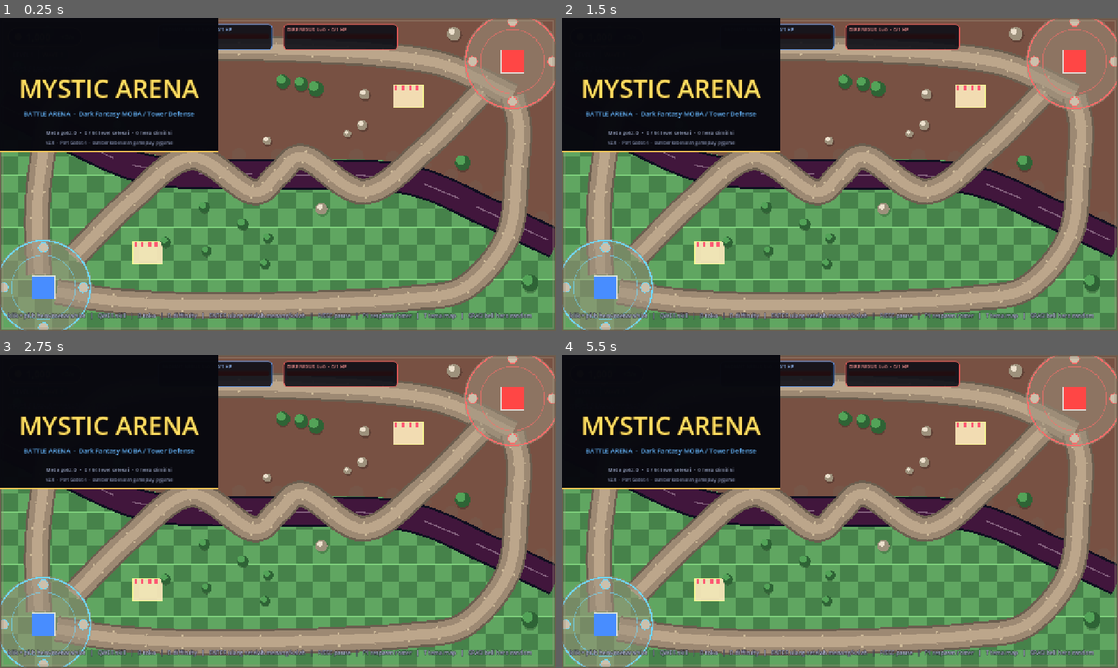
Above: before the commit, frames 1-4 (two rows, left to right).
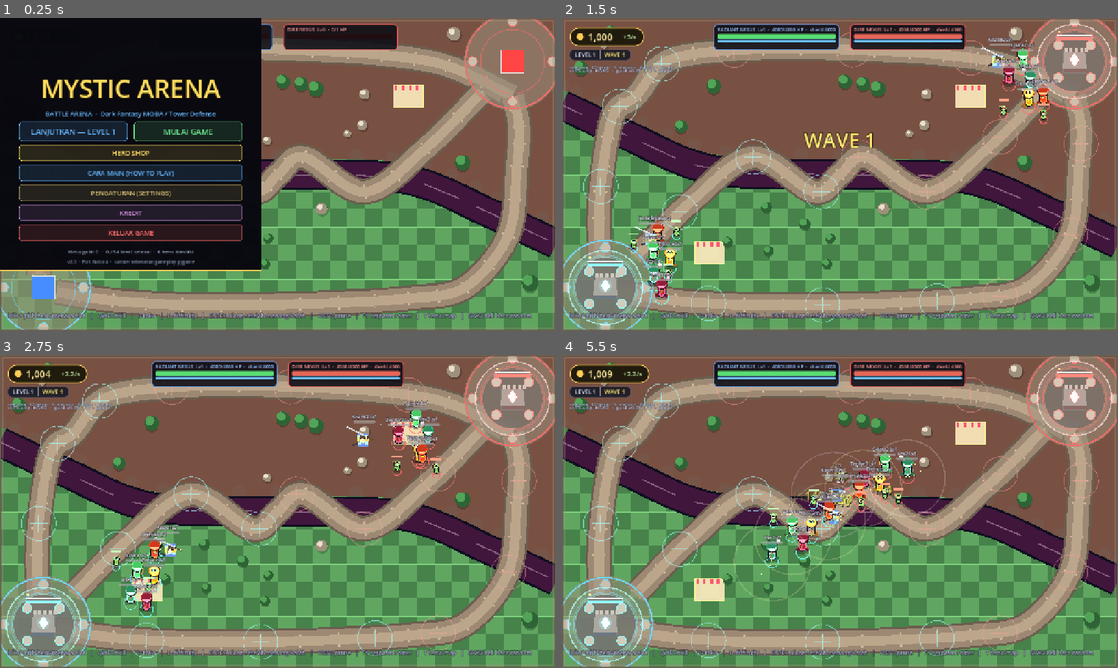
Above: after the commit, the same moments.

Repository: dharmawantoxi/mystic-arena
Game: Godot game, scene res://scenes/main.tscn
The game is run twice, just before and just after one commit, with the same random seed, the same clock (stepped at 60 frames per second) and the same inputs.
Inputs (mouse positions are in pixels of both pictures, inside the frame that each line leads up to):
- Up to frame 1 (0.25 s): no input
- Up to frame 2 (1.5 s): click (634, 130) at 0.5 s, where only the run after the commit has a clickable "LANJUTKAN — LEVEL 1"; tap Enter (restart_match) at 1.25 s; move the mouse to (962, 158) at 1.27 s; hold D (cycle_difficulty) from 1.28 s (still down); click (962, 158) at 1.42 s
- Up to frame 3 (2.75 s): tap B (toggle_shop) at 1.52 s; release D (cycle_difficulty) at 2 s; drag from (166, 527) to (250, 574) at 2.02 s
- Up to frame 4 (5.5 s): move the mouse to (895, 442) at 2.77 s; tap F at 2.85 s; click (895, 442) at 2.92 s; drag from (812, 574) to (673, 464) at 3.52 s; move the mouse to (1006, 558) at 4.27 s; tap Keypad Enter at 4.35 s; click (1006, 558) at 4.42 s; tap B (toggle_shop) at 4.52 s; drag from (673, 464) to (756, 433) at 5.02 s

The runs differ from the first frame. In frame 1, 26% of the frame differs, in the area x 0-47%, y 0-81%; in frame 2, 24%; in frame 3, 23%; in frame 4, 24%.
Error before the commit: Parse Error: not all arguments converted during string formatting in operator %. (res://scripts/autoload/AudioManager.gd:65)

Commit message:
Fix GDScript parse errors in AudioManager and Main
- AudioManager.gd: parenthesize multi-line string concatenation before
  the '%' format operator. In GDScript '%' binds tighter than '+', so
  the format argument was applied to the second string (which has no
  specifier) while the '%s' in the first string went unfilled, causing
  "not all arguments converted during string formatting". This made the
  AudioManager autoload fail to compile, which cascaded into GameManager
  failing to compile and AudioManager being null ('play_sfx' on Nil).
- Main.gd: replace Python-ism 'None' with GDScript 'null' in
  _boss_tick(), fixing "Identifier None not declared in current scope".

Co-authored-by: arena-agent <297053741+arena-agent@users.noreply.github.com>

Diff:
--- a/godot/scenes/main/Main.gd
+++ b/godot/scenes/main/Main.gd
@@ -267,7 +267,7 @@
 		return
 	if active_boss != null:
 		if not is_instance_valid(active_boss) or bool(active_boss.get("is_dead")):
-			active_boss = None
+			active_boss = null
 		else:
 			return # satu boss aktif pada satu waktu, sama seperti pygame
 	if not pending_mini_bosses.is_empty():
--- a/godot/scripts/autoload/AudioManager.gd
+++ b/godot/scripts/autoload/AudioManager.gd
@@ -61,8 +61,11 @@
 func _scan_sounds() -> void:
 	var dir := DirAccess.open(SOUNDS_DIR)
 	if dir == null:
-		push_warning("[AudioManager] %s belum ada — jalankan tools/convert_to_godot.py "
-			+ "agar 24 file .wav disalin. Audio no-op sampai itu." % SOUNDS_DIR)
+		# Catatan: tanda kurung WAJIB — di GDScript '%' mengikat lebih kuat
+		# daripada '+', jadi tanpa kurung '%s' di baris pertama tak terisi
+		# ("not all arguments converted during string formatting").
+		push_warning(("[AudioManager] %s belum ada — jalankan tools/convert_to_godot.py "
+			+ "agar 24 file .wav disalin. Audio no-op sampai itu.") % SOUNDS_DIR)
 		return
 	dir.list_dir_begin()
 	var file := dir.get_next()
